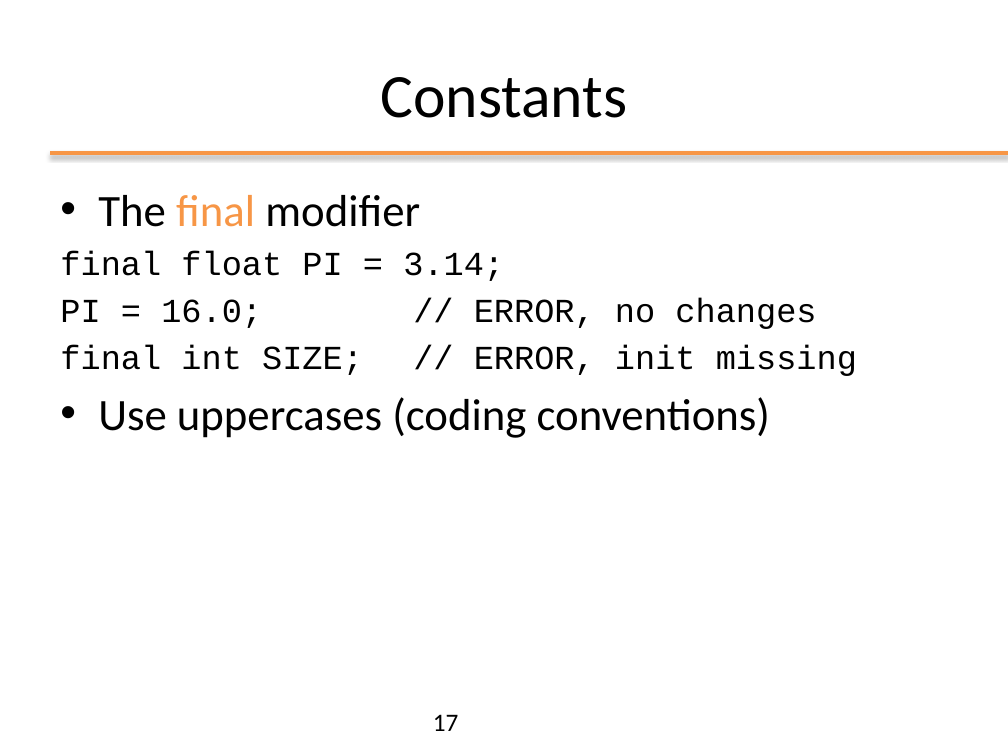
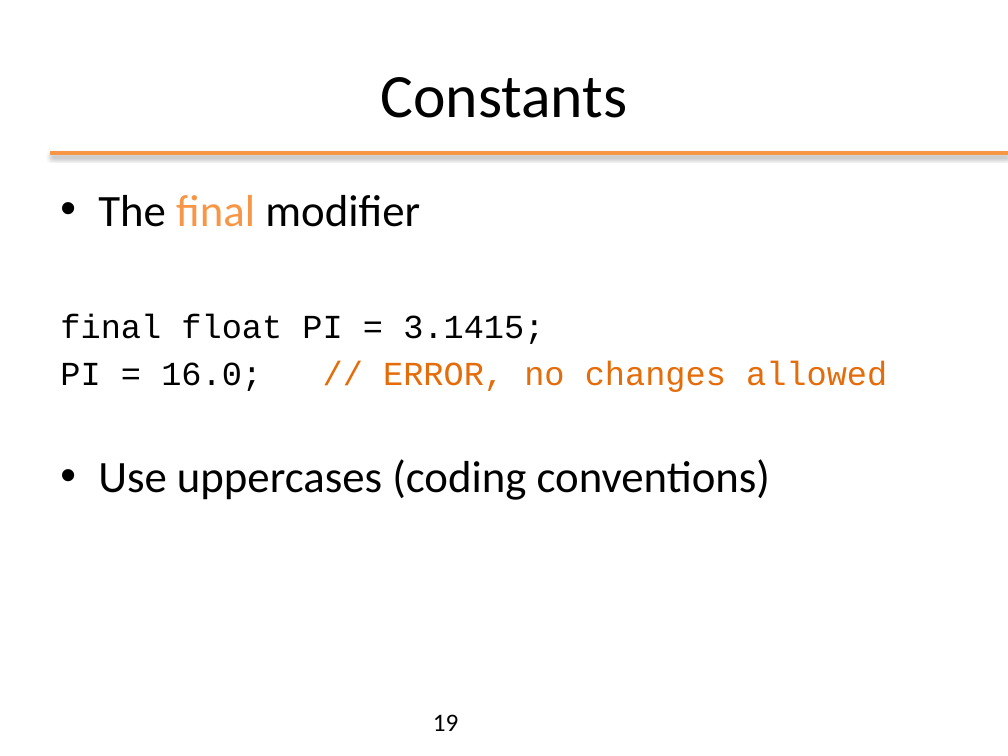
Before and after one commit to matt498/ooprogramming, a slide deck: slide 19 of slides/ppt/02_OOP_Basics.pptx (slide 17 before the commit). Drawn at 1008x756 pixels with LibreOffice and Linux fonts; fonts in the diff are those of the drawing; background and template pictures are left out. Boxes give left, top, right and bottom in pixels: in the first picture for what was removed or moved away, otherwise in the second. Text is boxed around its words. In the diff, an @@ line names an element or a change of style, - is before the commit and + after.

```diff
--- a/slides/ppt/02_OOP_Basics.pptx
+++ b/slides/ppt/02_OOP_Basics.pptx
@@ text at box(60, 313, 887, 392): text changed @@
-final float PI = 3.14;
-PI = 16.0; // ERROR, no changes
-final int SIZE; // ERROR, init missing
+final float PI = 3.1415;
+PI = 16.0; // ERROR, no changes allowed
@@ page number at box(433, 714, 459, 731): text changed @@
-17
+19
```
Also in this commit, not shown: 38 other slides changed, 5 slides added, 2 slides removed, 16 other files.
